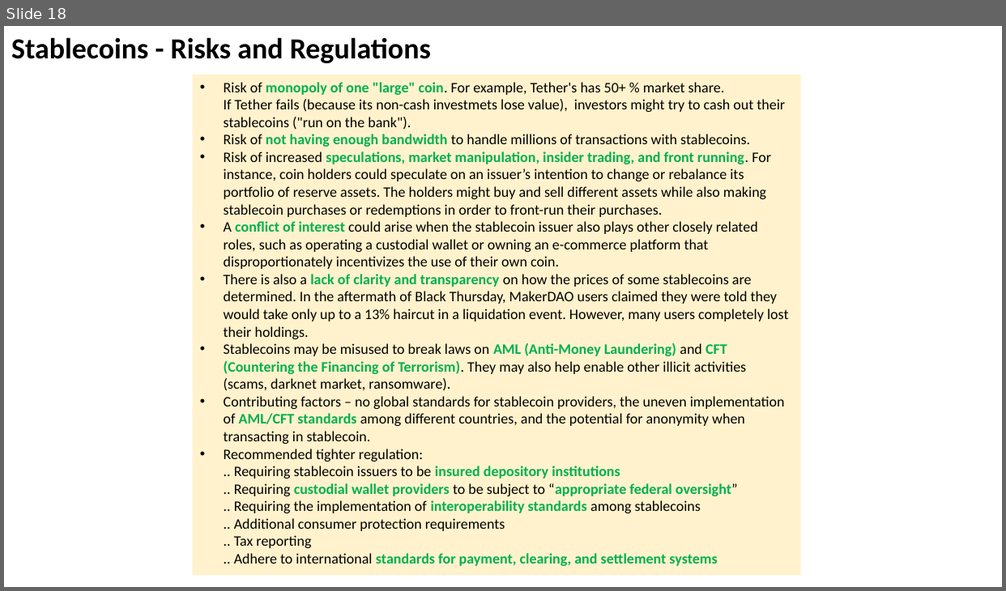
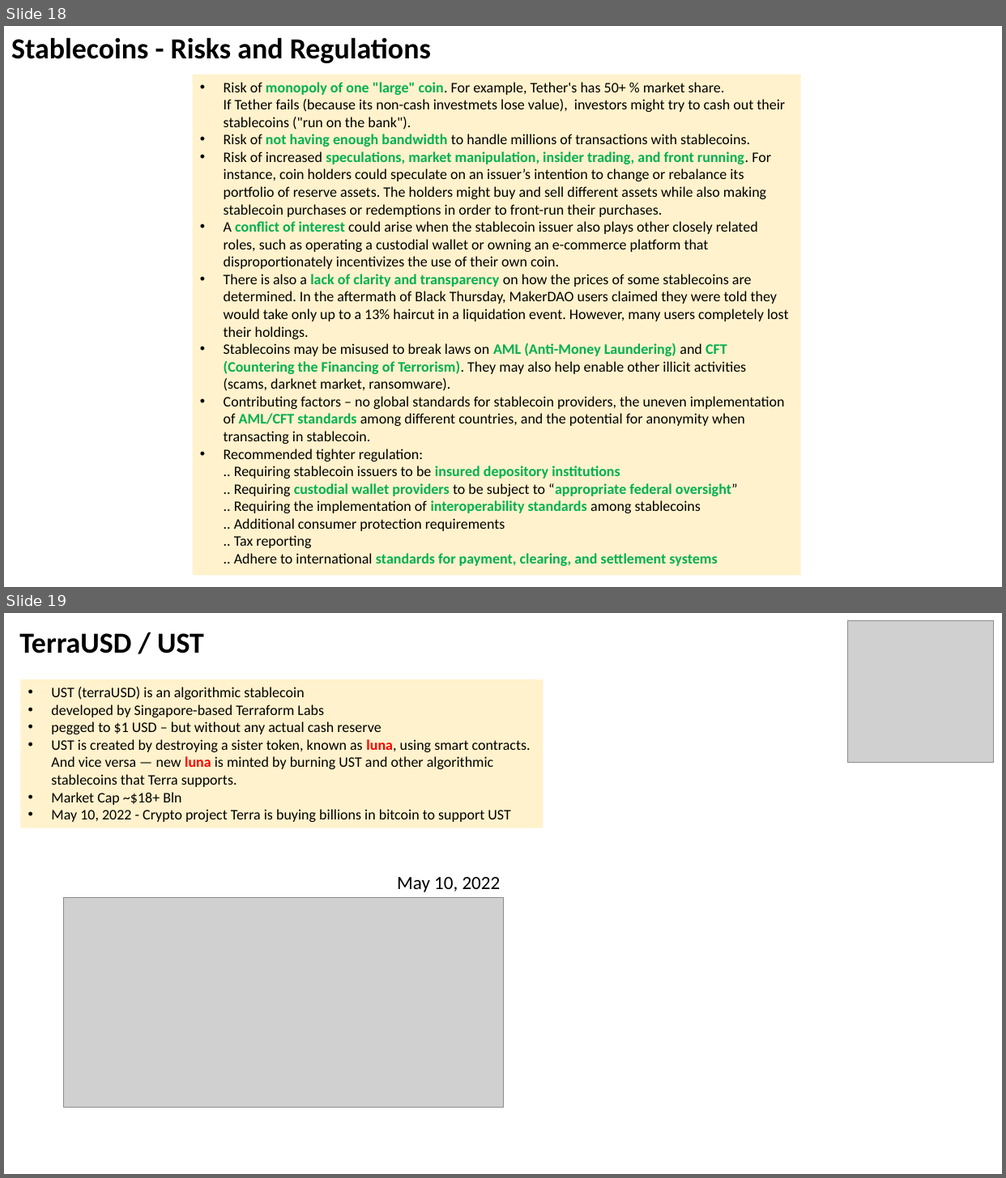
Before and after one commit to lselector/crypto, a slide deck: crypto_04_stable_coins.pptx. Shown one above the other, each under a label of ours: slide 18 before the commit, slides 18 and 19 after it. The pictures are 1006x591 and 1006x1178 pixels, drawn with LibreOffice and Linux fonts; fonts in the diff are those of the drawing; grey boxes stand for pictures. Boxes give left, top, right and bottom in pixels: in the first picture for what was removed or moved away, otherwise in the second. Text is boxed around its words. In the diff, an @@ line names an element or a change of style, - is before the commit and + after.

Commit message:
update

```diff
--- a/crypto_04_stable_coins.pptx
+++ b/crypto_04_stable_coins.pptx
@@ slide 19 added at [4, 613, 1002, 1174], background #FFFFFF @@
@@ text added at [19, 633, 204, 653], 28 pt, text #000000, bold @@
+TerraUSD / UST
@@ picture added at [848, 620, 994, 763] @@
@@ rectangle added at [20, 679, 543, 828], fill #FFF2CC, 14 pt, text #000000 @@
+• UST (terraUSD) is an algorithmic stablecoin
+• developed by Singapore-based Terraform Labs
+• pegged to $1 USD – but without any actual cash reserve
+• UST is created by destroying a sister token, known as luna, using smart contracts. And vice versa — new luna is minted by burning UST and other algorithmic stablecoins that Terra supports.
+• Market Cap ~$18+ Bln
+• May 10, 2022 - Crypto project Terra is buying billions in bitcoin to support UST
@@ text added at [397, 877, 501, 892], 18 pt, text #000000 @@
+May 10, 2022
@@ picture added at [64, 897, 503, 1108] @@
```
